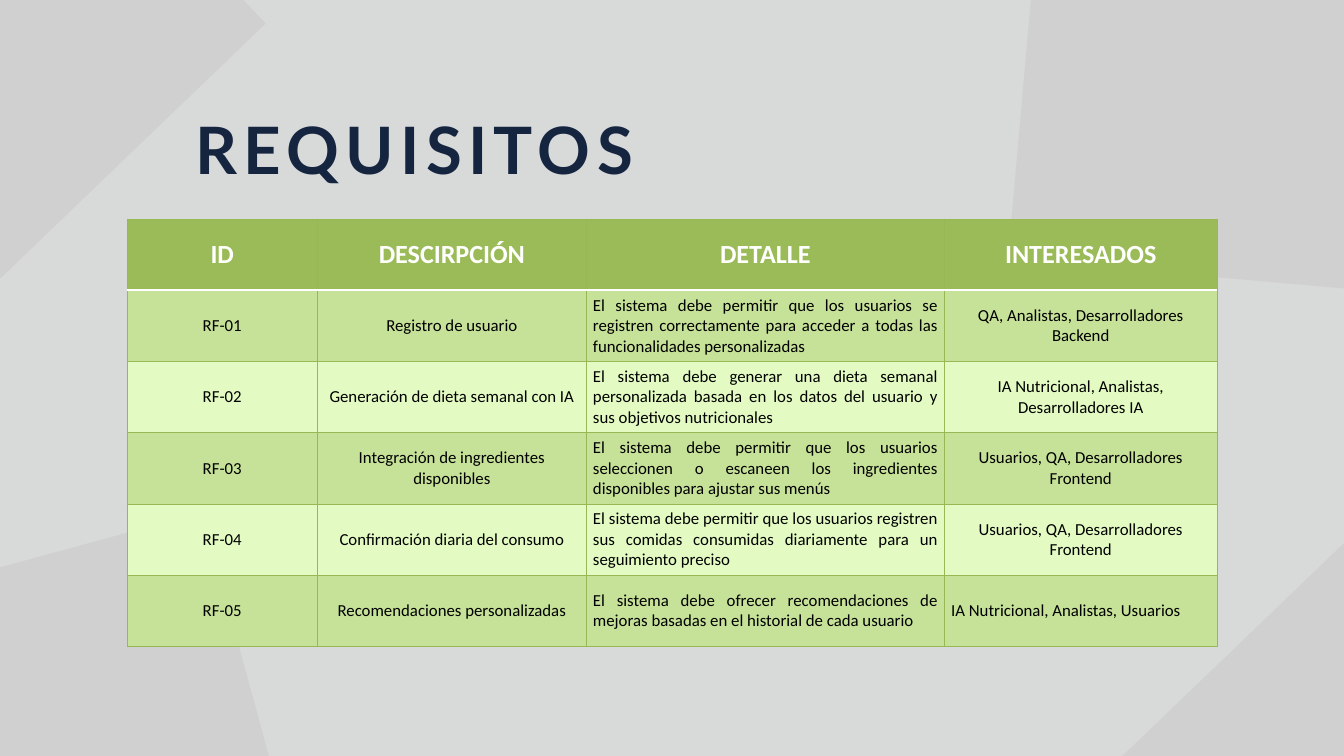
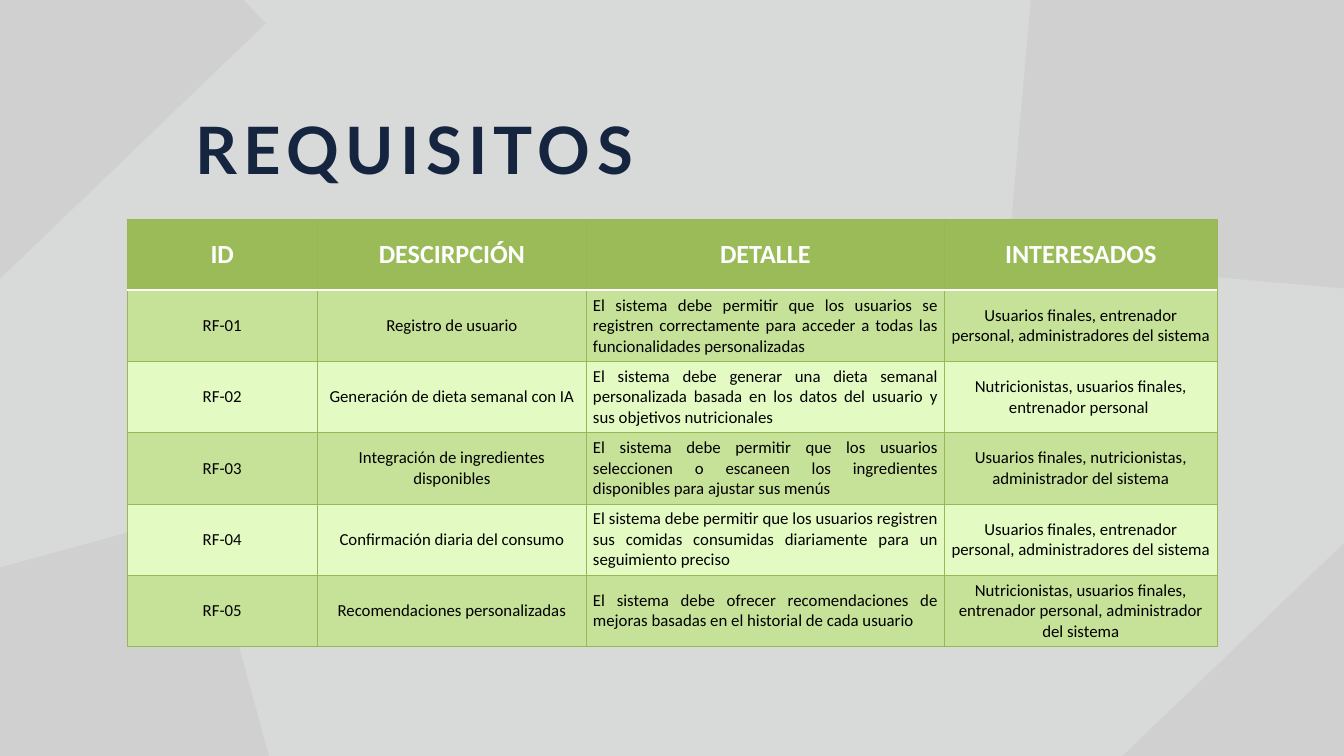
Before and after one commit to Jucer74/SoftwareArchitecture, a slide deck: slide 4 of Project/Context/NutrIA.context.pptx. Drawn at 1344x756 pixels with LibreOffice and Linux fonts; fonts in the diff are those of the drawing; grey boxes stand for pictures. Boxes give left, top, right and bottom in pixels: in the first picture for what was removed or moved away, otherwise in the second. Text is boxed around its words. In the diff, an @@ line names an element or a change of style, - is before the commit and + after.

```diff
--- a/Project/Context/NutrIA.context.pptx
+++ b/Project/Context/NutrIA.context.pptx
@@ table at box(127, 219, 1217, 646) @@
-row 2, column 4: QA, Analistas, Desarrolladores Backend
+row 2, column 4: Usuarios finales, entrenador personal, administradores del sistema
-row 3, column 4: IA Nutricional, Analistas, Desarrolladores IA
+row 3, column 4: Nutricionistas, usuarios finales, entrenador personal
-row 4, column 4: Usuarios, QA, Desarrolladores Frontend
+row 4, column 4: Usuarios finales, nutricionistas, administrador del sistema
-row 5, column 4: Usuarios, QA, Desarrolladores Frontend
+row 5, column 4: Usuarios finales, entrenador personal, administradores del sistema
-row 6, column 4: IA Nutricional, Analistas, Usuarios
+row 6, column 4: Nutricionistas, usuarios finales, entrenador personal, administrador del sistema
```
Also in this commit, not shown: 1 other slide changed.
